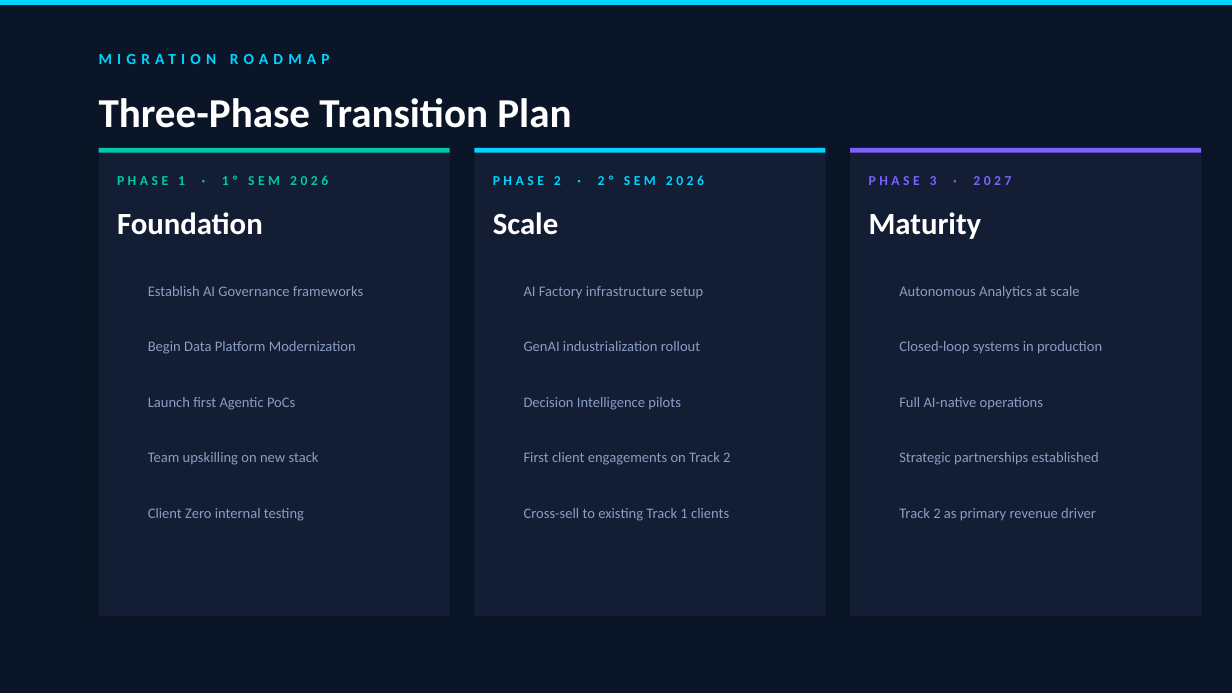
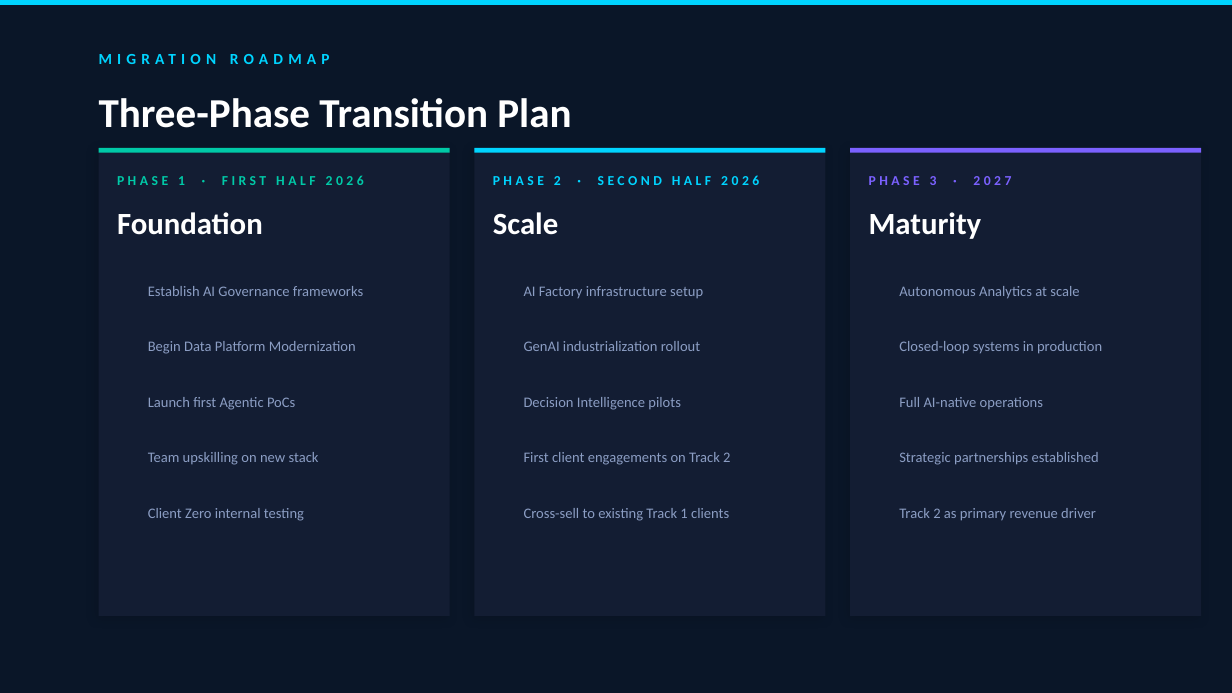
Before and after one commit to ghcastellano/intelligence-at-scale, a slide deck: slide 9 of internal-offering-evolution.pptx. Drawn at 1232x693 pixels with LibreOffice and Linux fonts; fonts in the diff are those of the drawing; background and template pictures are left out. Boxes give left, top, right and bottom in pixels: in the first picture for what was removed or moved away, otherwise in the second. Text is boxed around its words. In the diff, an @@ line names an element or a change of style, - is before the commit and + after.

```diff
--- a/internal-offering-evolution.pptx
+++ b/internal-offering-evolution.pptx
@@ text at box(117, 175, 364, 185): text changed @@
-PHASE 1 · 1º SEM 2026
+PHASE 1 · FIRST HALF 2026
@@ text at box(493, 175, 759, 185): text changed @@
-PHASE 2 · 2º SEM 2026
+PHASE 2 · SECOND HALF 2026
```
Also in this commit, not shown: 1 other file.
